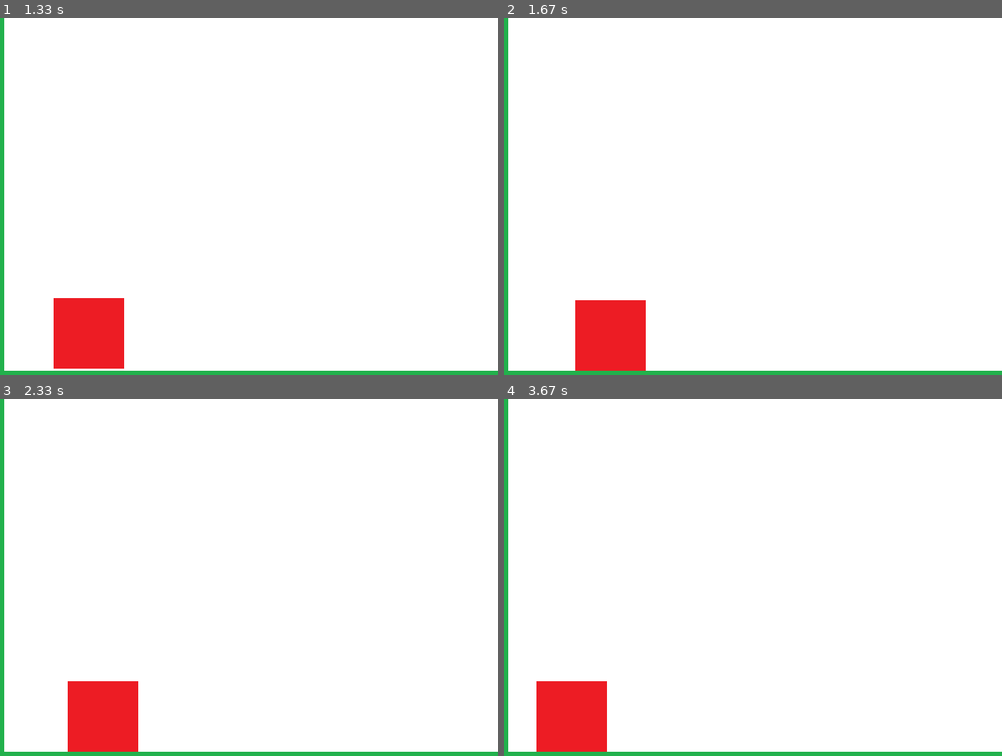
Above: before the commit, frames 1-4 (two rows, left to right).
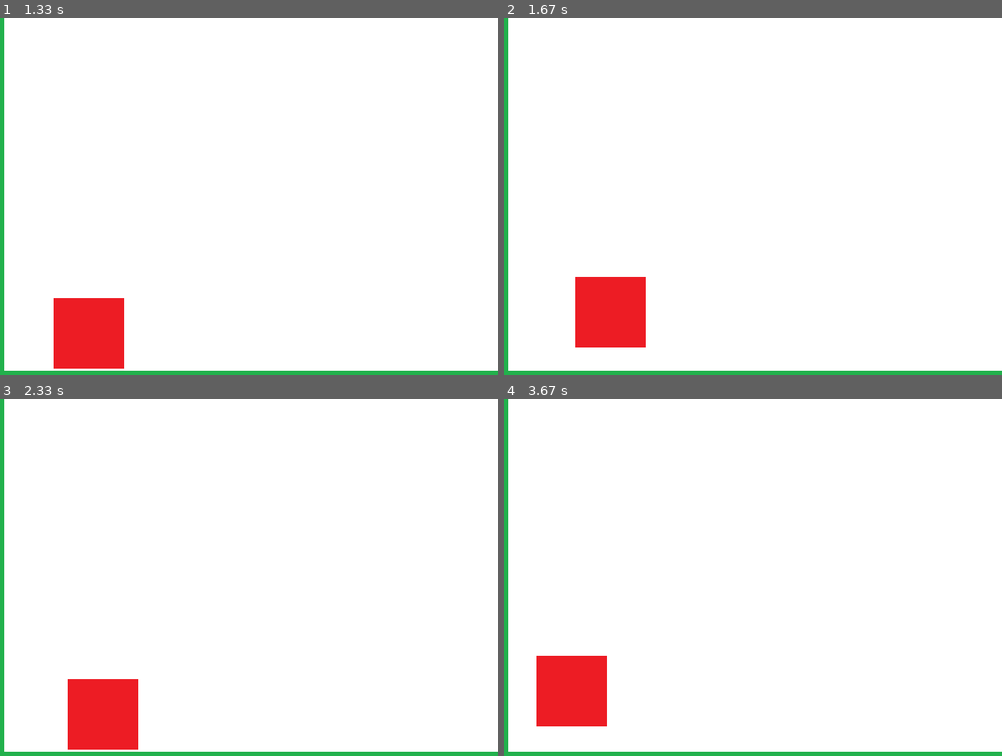
Above: after the commit, the same moments.

Repository: qwatro2/yandex_pygame_project
Game: pygame game, started from main.py
Same seed, same stepped clock (60 frames per second), same inputs: the game is played once before the commit and once after it.
Inputs:
- Up to frame 1 (1.33 s): tap Space at 0.33 s; hold Right 0.67-1.13 s; hold W from 1.17 s (still down)
- Up to frame 2 (1.67 s): release W at 1.47 s; hold Right from 1.5 s (still down)
- Up to frame 3 (2.33 s): release Right at 1.97 s; hold A from 2 s (still down)
- Up to frame 4 (3.67 s): release A at 2.53 s; hold Left 2.57-2.97 s; hold W 3-3.37 s; hold Right from 3.4 s (still down)

Frame 1 is identical in both runs. In frame 2, 1.8% of the frame differs, in the area x 14-29%, y 72-99%; in frame 3, 0.2%; in frame 4, 2.0%, in the area x 6-21%, y 71-99%.

Commit message:
Добавил прыжок на стрелку вверх и w

Diff:
--- a/main.py
+++ b/main.py
@@ -47,7 +47,7 @@
                 if event.key in (pygame.K_RIGHT, pygame.K_d):
                     right = True
 
-                if event.key == pygame.K_SPACE:
+                if event.key in (pygame.K_SPACE, pygame.K_UP, pygame.K_w):
                     up = True
 
             elif event.type == pygame.KEYUP:
@@ -58,7 +58,7 @@
                 if event.key in (pygame.K_RIGHT, pygame.K_d):
                     right = False
 
-                if event.key == pygame.K_SPACE:
+                if event.key in (pygame.K_SPACE, pygame.K_UP, pygame.K_w):
                     up = False
 
         # обновление всех спрайтов
